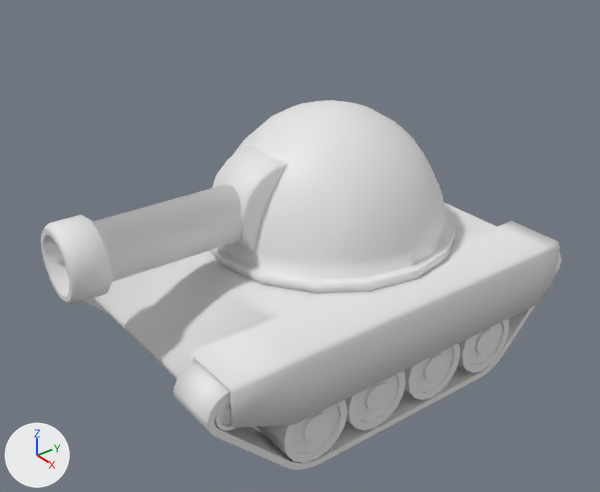
What one commit did to the Blender file Assets/Tank.blend.
Before and after are seen from a camera (50 mm lens) standing at (4.95, -3.88, 3.62) and looking at (0.18, -0.25, 0.48). The axes (+X, +Y, +Z) are drawn at lower left. The lights are the same throughout.

The first picture shows 'Barrel', 'Barrel Wheel', 'Body', 'Cylinder.004', 'Cylinder.005', 'Cylinder.006', 'Cylinder.007', 'Cylinder.008', 'Left Track', 'Turret'.
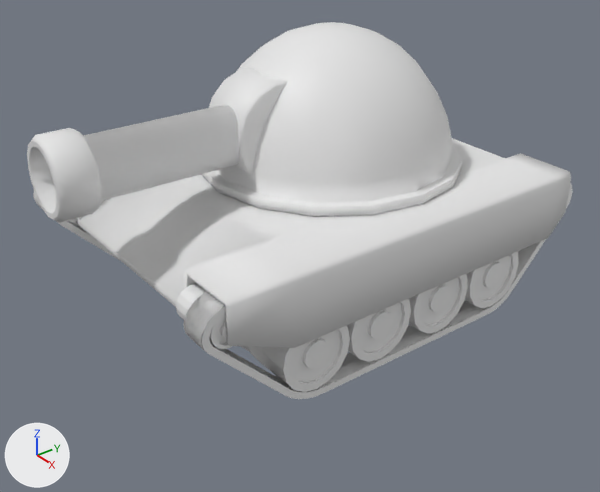
Commit message: AI tank checks for barrel clearance.

Boxes [x1, y1, x2, y2] around the edits, measured in the pictures (600 x 492 px):
'Body', moved: before [93, 203, 560, 428]; after [76, 138, 571, 351]
'Turret', moved: before [209, 100, 455, 293]; after [201, 22, 462, 216]
'Barrel', moved: before [41, 184, 242, 305]; after [27, 105, 239, 223]
'Left Track', moved: before [173, 252, 561, 470]; after [183, 183, 573, 399]
'Barrel Wheel', moved: before [212, 146, 288, 251]; after [209, 67, 288, 175]
'Cylinder.004', moved: before [257, 400, 347, 463]; after [249, 326, 350, 392]
'Cylinder.005', moved: before [345, 371, 406, 430]; after [347, 299, 411, 362]
'Cylinder.006', moved: before [404, 344, 460, 400]; after [409, 274, 468, 334]
'Cylinder.007', moved: before [458, 319, 509, 373]; after [465, 252, 518, 308]
'Cylinder.008', moved: before [214, 399, 234, 431]; after [176, 284, 232, 349]
'Right Track', moved: before [44, 263, 109, 314]; after [33, 191, 119, 260]
'Cylinder.000', moved (not visible before): after [68, 218, 77, 223]

The edits, one by one:
me_cylinder_003 has 100 vertices, 75 faces and spans x -0.2..3.29, y -1.27..0.21, z 0.0..0.21.
me_cylinder_003 is used by ob_left_track; parent ob_body; location (1.104, -1.644, 0.165); rotation (1.571, -0.196, 1.571), in degrees (90, -11, 90).
me_cylinder_003 part 1: the whole mesh is moved by (-1.4, 1.09, -0.11).
Object 'Turret' (ob_turret) moves from (-0.011, 0.202, 0.424) to (-0.011, 0.202, 1.057).
Object 'Body' (ob_body) moves from (0.0, 0.0, 0.0) to (0.0, 0.0, 0.634).
Object 'Left Track' (ob_left_track) moves from (1.104, -1.644, 0.165) to (1.211, -0.0569, -0.634).
In object 'Cylinder.008' (ob_cylinder_008), matrix_parent_inverse goes from Matrix(((0.0, 0.981, 0.195, 1.58), (0.0, -0.195, 0.981, -0.483), (1.0, 0.0, 0.0, -1.104), (0.0, 0.0, 0.0, 1.0))) to Matrix(((0.0, 0.981, 0.195, 0.179), (0.0, -0.195, 0.981, 0.61), (1.0, 0.0, 0.0, -1.211), (0.0, 0.0, 0.0, 1.0))).
In object 'Cylinder.007' (ob_cylinder_007), matrix_parent_inverse goes from Matrix(((0.0, 0.981, 0.195, 1.58), (0.0, -0.195, 0.981, -0.483), (1.0, 0.0, 0.0, -1.104), (0.0, 0.0, 0.0, 1.0))) to Matrix(((0.0, 0.981, 0.195, 0.179), (0.0, -0.195, 0.981, 0.61), (1.0, 0.0, 0.0, -1.211), (0.0, 0.0, 0.0, 1.0))).
In object 'Cylinder.006' (ob_cylinder_006), matrix_parent_inverse goes from Matrix(((0.0, 0.981, 0.195, 1.58), (0.0, -0.195, 0.981, -0.483), (1.0, 0.0, 0.0, -1.104), (0.0, 0.0, 0.0, 1.0))) to Matrix(((0.0, 0.981, 0.195, 0.179), (0.0, -0.195, 0.981, 0.61), (1.0, 0.0, 0.0, -1.211), (0.0, 0.0, 0.0, 1.0))).
In object 'Cylinder.005' (ob_cylinder_005), matrix_parent_inverse goes from Matrix(((0.0, 0.981, 0.195, 1.58), (0.0, -0.195, 0.981, -0.483), (1.0, 0.0, 0.0, -1.104), (0.0, 0.0, 0.0, 1.0))) to Matrix(((0.0, 0.981, 0.195, 0.179), (0.0, -0.195, 0.981, 0.61), (1.0, 0.0, 0.0, -1.211), (0.0, 0.0, 0.0, 1.0))).
In object 'Cylinder.004' (ob_cylinder_004), matrix_parent_inverse goes from Matrix(((0.0, 0.981, 0.195, 1.58), (0.0, -0.195, 0.981, -0.483), (1.0, 0.0, 0.0, -1.104), (0.0, 0.0, 0.0, 1.0))) to Matrix(((0.0, 0.981, 0.195, 0.179), (0.0, -0.195, 0.981, 0.61), (1.0, 0.0, 0.0, -1.211), (0.0, 0.0, 0.0, 1.0))).
